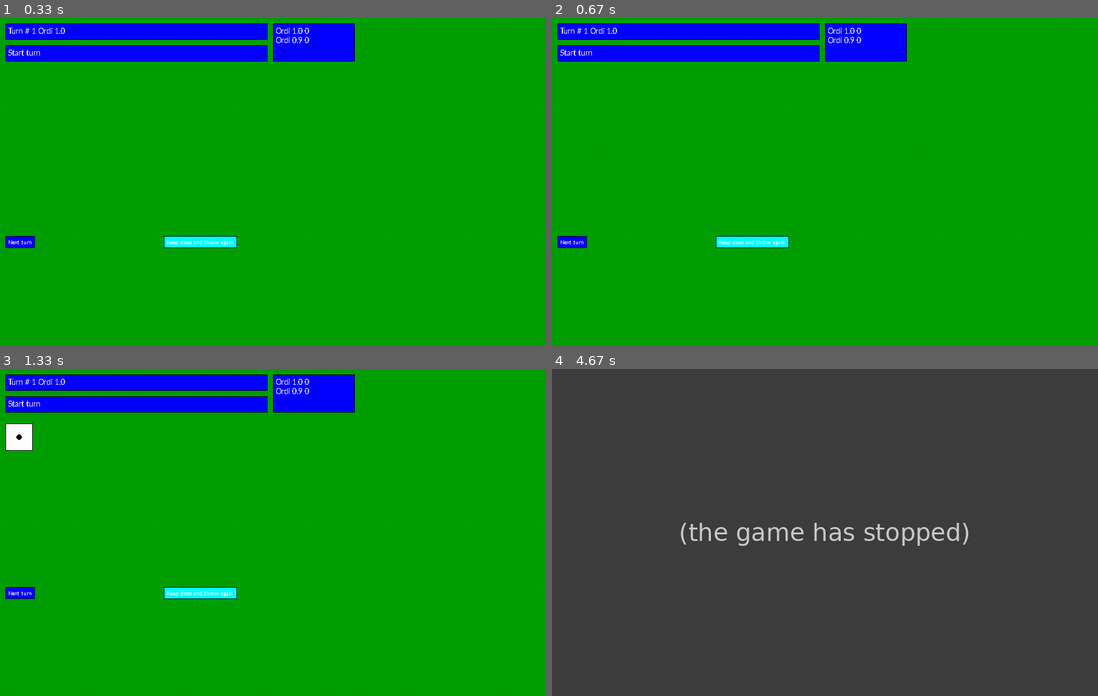
Above: before the commit, frames 1-4 (two rows, left to right).
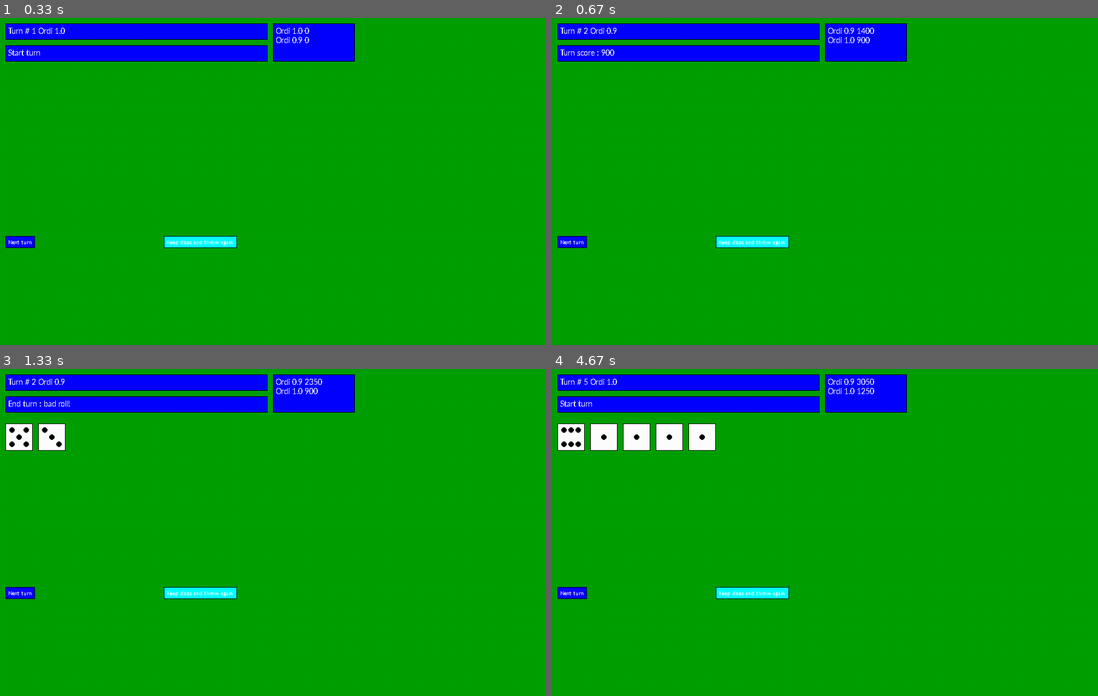
Above: after the commit, the same moments.

Repository: OlivierIrac/experiments
Game: pygame game, started from FarkleDiceGame/pygameMain.py
Two runs of this game, one before a commit and one after it. Both use one fixed random seed, a clock stepped at 60 frames per second and the inputs below.
Inputs (mouse positions are in pixels of both pictures, inside the frame that each line leads up to):
- Up to frame 1 (0.33 s): no input
- Up to frame 2 (0.67 s): tap Enter at 0.33 s
- Up to frame 3 (1.33 s): click "Next" at 0.72 s; press the mouse at (136, 382) at 1.03 s; move the mouse to (147, 431) at 1.13 s; release the mouse at (158, 480) at 1.27 s
- Up to frame 4 (4.67 s): click (568, 437) at 1.38 s; tap Enter at 1.67 s; click (688, 404) at 2.05 s, where only the run after the commit has a clickable "Start"; press the mouse at (754, 591) at 2.37 s; move the mouse to (846, 542) at 2.47 s; release the mouse at (939, 489) at 2.6 s; click (688, 404) at 2.72 s, where only the run after the commit has a clickable "Start"; press the mouse at (699, 437) at 3.03 s; move the mouse to (748, 434) at 3.13 s; release the mouse at (792, 434) at 3.27 s; click (568, 437) at 3.38 s; click (699, 411) at 3.72 s; press the mouse at (601, 437) at 4.03 s; move the mouse to (612, 499) at 4.13 s; release the mouse at (628, 565) at 4.27 s; click (568, 437) at 4.38 s

Frame 1 is identical in both runs. In frame 2, 0.2% of the frame differs, in the area x 1-59%, y 2-12%; in frame 3, 0.7%; in frame 4, 100%, in the area x 0-100%, y 0-100%.
Before the commit the program exited at 4.43 s; later frames show no game.

Commit message:
Fixed UI sync when pressing key to speed up

Diff:
--- a/FarkleDiceGame/pygameMain.py
+++ b/FarkleDiceGame/pygameMain.py
@@ -103,9 +103,6 @@
             self.turnInfoBox.update(msg)
         elif(gameEvent in ["gameOver"]):
             msg = "Game over : " + game.players[currentPlayer].name + " wins !"
-            playersByScore = sorted(game.players, key=lambda x: x.score, reverse=True)
-            for player in playersByScore:
-                msg += player.name + str(player.score)
             self.turnInfoBox.update(msg)
         elif(gameEvent in ["mustKeepAllScoringDicesToStop"]):
             self.turnInfoBox.update("You must keep all scoring dices to end turn.")
@@ -115,7 +112,7 @@
             self.diceRollUI.update(diceRoll, pygame.Color('white'), False, self.animationTime)
             self.animationEvent = self.diceRollUI.startAnimation()
             pygame.time.set_timer(self.diceKeptUpdateEvent,
-                                  self.animationTime * len(diceRoll) + 2000)
+                                  self.animationTime * len(diceRoll) + 1000)
 
         while(not done):
             self.screen.blit(self.background, (0, 0))
@@ -152,12 +149,9 @@
                     pygame.quit()
                     quit()
                 else:
-                    done = True
-
-        # complete all on-going animations
-        # FIXME: not working, UI is out of sync
-        self.animationEvent = self.diceRollUI.stopAnimation()
-        pygame.time.set_timer(self.diceKeptUpdateEvent, 1)
+                    # complete all on-going animations
+                    self.animationEvent = self.diceRollUI.stopAnimation()
+                    pygame.time.set_timer(self.diceKeptUpdateEvent, 1)
 
 
 playGame()
